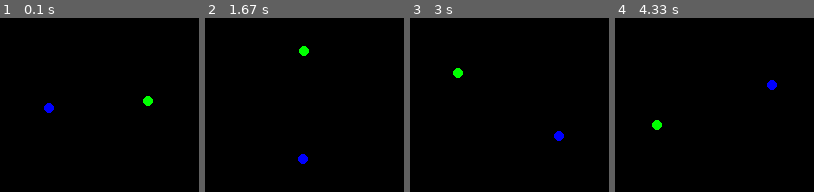
Above: before the commit, frames 1-4 (left to right).
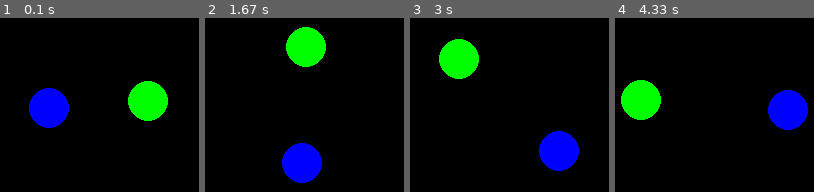
Above: after the commit, the same moments.

Repository: cdfricke/PyGame
Game: pygame game, started from twobody.py
The game is run twice, just before and just after one commit, with the same random seed, the same clock (stepped at 60 frames per second) and the same inputs.
Inputs:
- Up to frame 1 (0.1 s): no input
- Up to frame 2 (1.67 s): no input
- Up to frame 3 (3 s): no input
- Up to frame 4 (4.33 s): no input

The runs differ from the first frame. In frame 1, 6.7% of the frame differs, in the area x 14-85%, y 36-64%; in frame 2, 6.7%; in frame 3, 6.7%; in frame 4, 7.6%, in the area x 3-97%, y 35-65%.

Commit message:
twobody update

Diff:
--- a/twobody.py
+++ b/twobody.py
@@ -59,14 +59,14 @@
 
 # ***** INITIAL CONDITIONS *****
 # orbitor1 object
-orbitor1 = Object(mass=150.0, color="blue", radius=5.0)
+orbitor1 = Object(mass=150.0, color="blue", radius=20.0)
 orbitor1.position = center - (50*xhat)
-orbitor1.velocity = (50*yhat)
+orbitor1.velocity = (52*yhat)
 
 # orbitor2 object
-orbitor2 = Object(mass=150.0, color="green", radius=5.0)
+orbitor2 = Object(mass=150.0, color="green", radius=20.0)
 orbitor2.position = center + (50*xhat)
-orbitor2.velocity = -(50*yhat)
+orbitor2.velocity = -(52*yhat)
 
 # ***** GAME LOOP *****
 while running:
@@ -79,7 +79,7 @@
     screen.fill("black")
 
     # *** RENDER THE GAME HERE ***
-    if ( (orbitor1.position - orbitor2.position).magnitude() < orbitor1.RADIUS ):
+    if ( (orbitor1.position - orbitor2.position).magnitude() < orbitor1.RADIUS*0.25 ):
         merged = True
         mergedObj = Object(mass=2*orbitor1.MASS, radius=orbitor1.RADIUS*1.44, color="white")
         mergedObj.position = orbitor1.position
@@ -92,10 +92,6 @@
         orbitor2.update(dt, orbitor1)
     else:
         mergedObj.draw()
-
-
-
-
 
     # IF NECESSARY, reverse direction at edges
     #if ( (orbitor1.position.y - orbitor1.RADIUS) < 0 or (orbitor1.position.y + orbitor1.RADIUS) > screen.get_height()):
